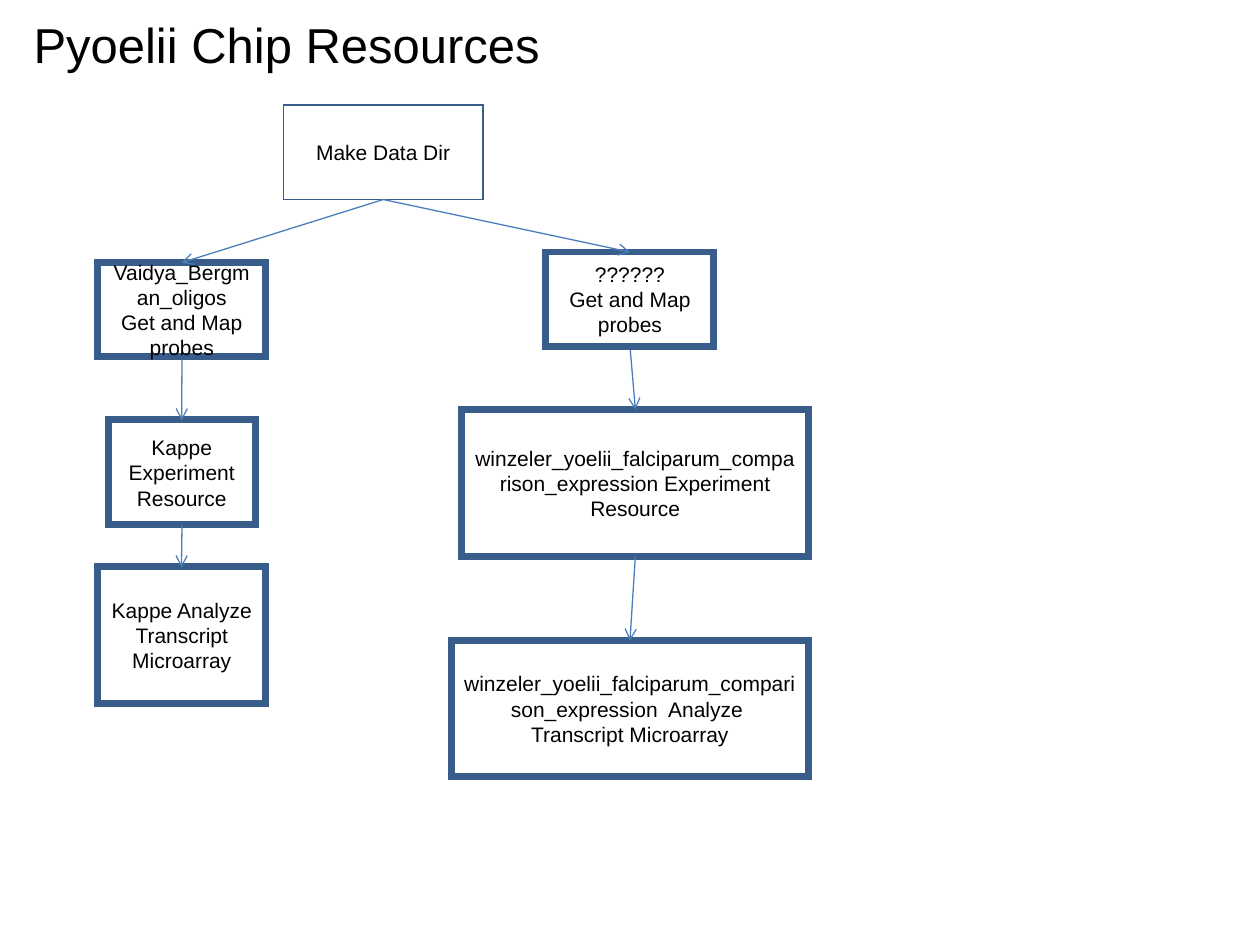
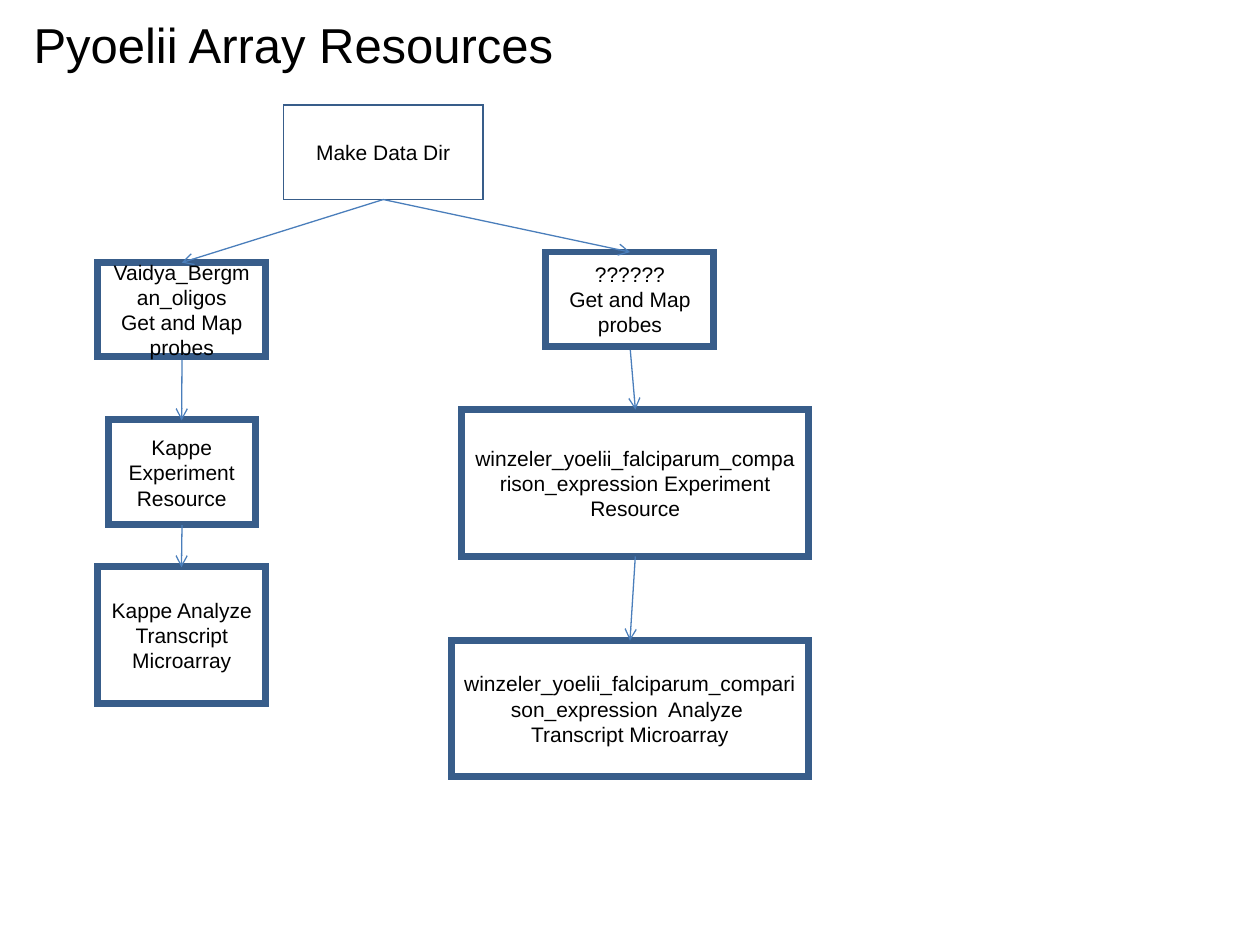
Before and after one commit to VEuPathDB/ApiCommonWorkflow, a slide deck: slide 44 of Main/doc/IntegratedWorkflow.ppt. Drawn at 1260x945 pixels with LibreOffice and Linux fonts; fonts in the diff are those of the drawing. Boxes give left, top, right and bottom in pixels: in the first picture for what was removed or moved away, otherwise in the second. Text is boxed around its words. In the diff, an @@ line names an element or a change of style, - is before the commit and + after.

```diff
--- a/Main/doc/IntegratedWorkflow.ppt
+++ b/Main/doc/IntegratedWorkflow.ppt
@@ title at (x1=34, y1=27, x2=553, y2=73): text changed @@
-Pyoelii Chip Resources
+Pyoelii Array Resources
```
Also in this commit, not shown: 5 other slides changed.
